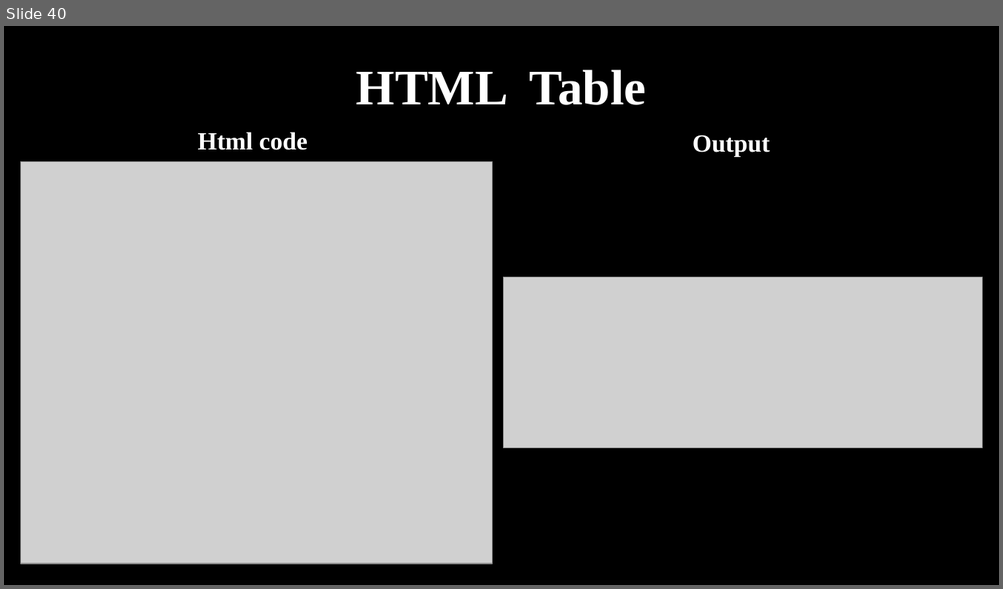
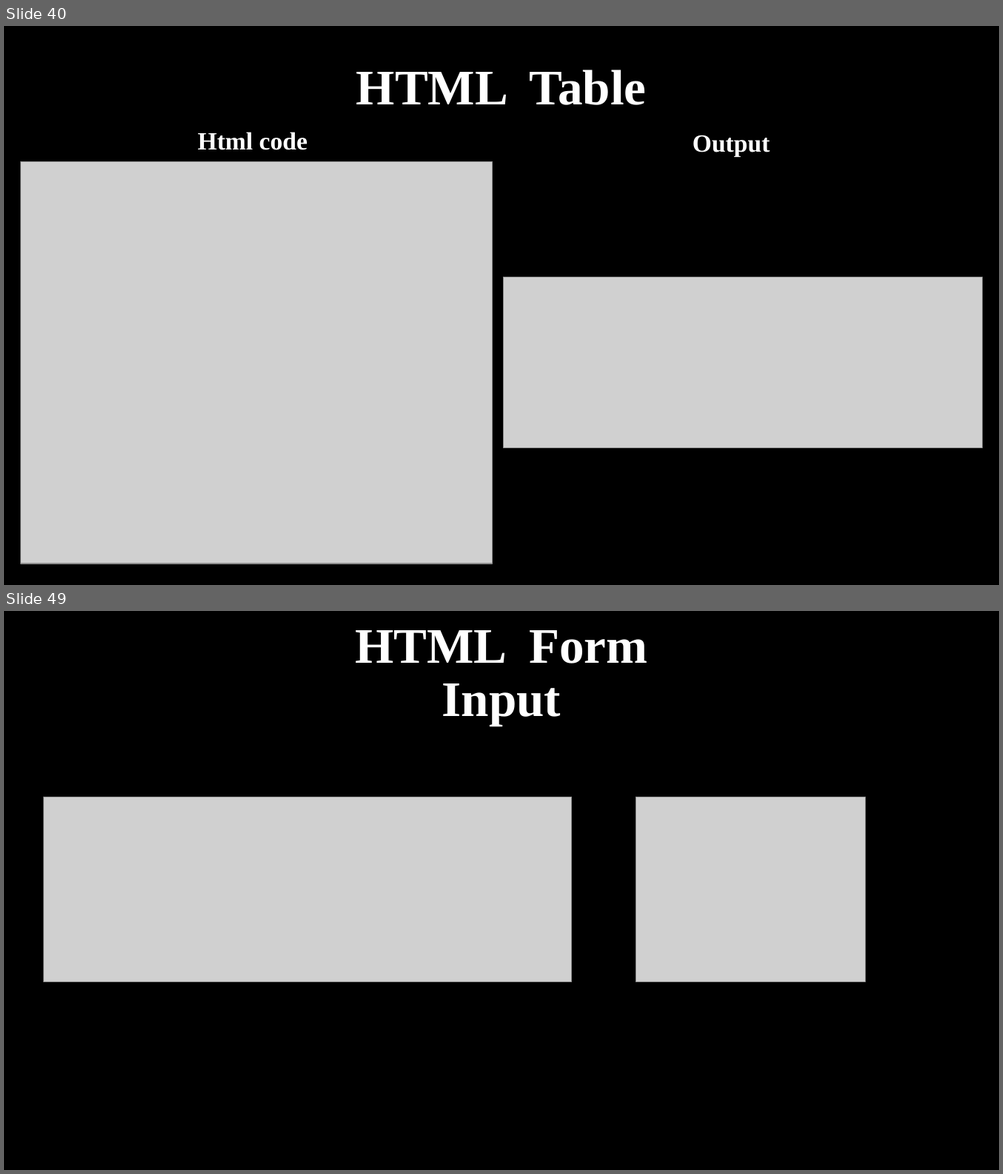
Before and after one commit to haiderIbrahem/ASPU_WEB, a slide deck: web.pptx. Shown one above the other, each under a label of ours: slide 40 before the commit, slides 40 and 49 after it; the slides between them are not shown. The pictures are 1003x589 and 1003x1174 pixels, drawn with LibreOffice and Linux fonts; fonts in the diff are those of the drawing; grey boxes stand for pictures. Boxes give left, top, right and bottom in pixels: in the first picture for what was removed or moved away, otherwise in the second. Text is boxed around its words. In the diff, an @@ line names an element or a change of style, - is before the commit and + after.

Commit message:
add new slides

```diff
--- a/web.pptx
+++ b/web.pptx
@@ slide 49 added at (4, 611, 999, 1170), background #000000 @@
@@ title added at (355, 630, 647, 726), 48 pt, text #FFFFFF, bold @@
+HTML Form
+Input
@@ picture added at (43, 797, 572, 982) @@
@@ picture added at (635, 797, 865, 982) @@
```
Also in this commit, not shown: 9 other slides added.
